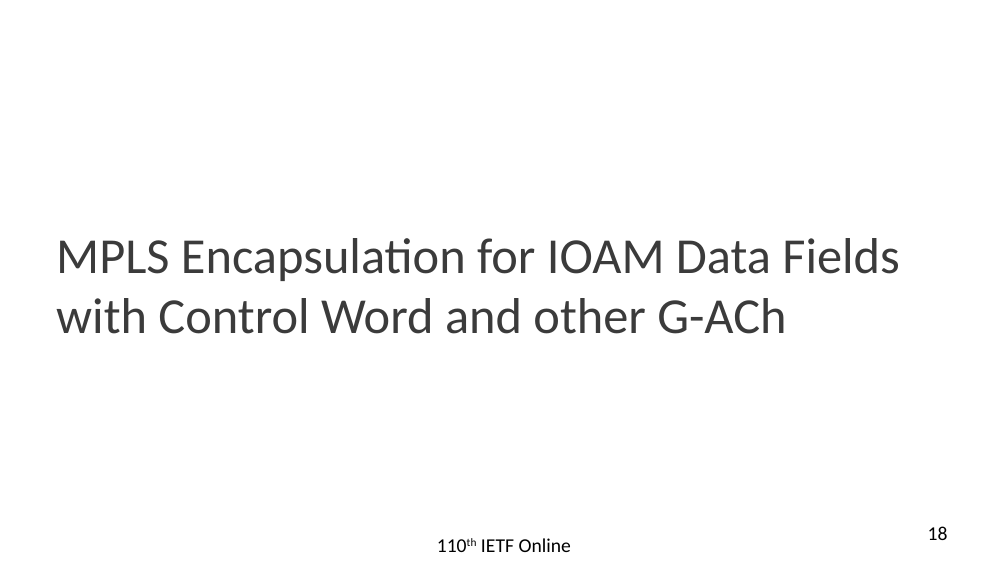
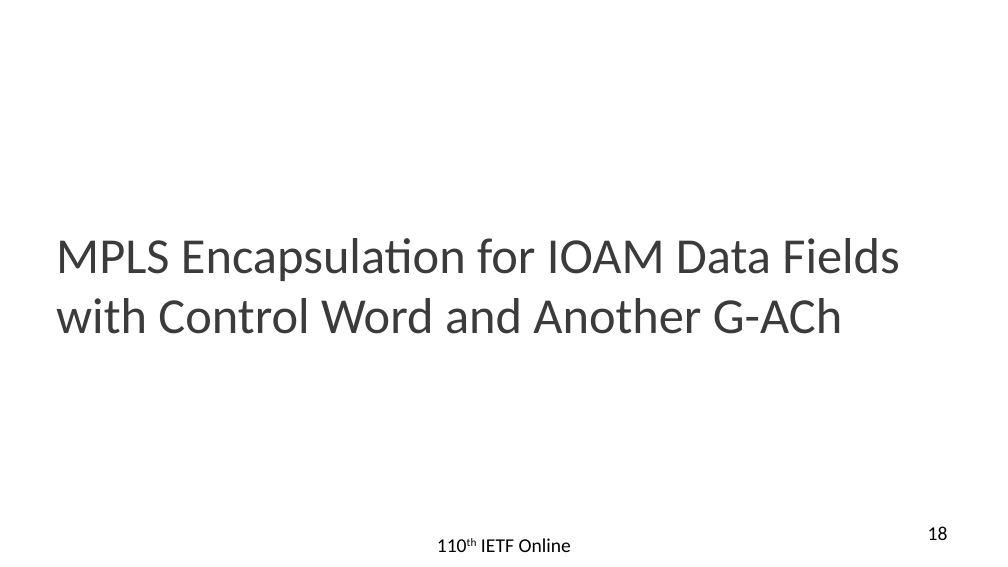
Before and after one commit to rakgandhi/ietf-slides, a slide deck: slide 18 of draft-gandhi-mpls-ioam-sr-05.pptx. Drawn at 1008x567 pixels with LibreOffice and Linux fonts; fonts in the diff are those of the drawing. Boxes give left, top, right and bottom in pixels: in the first picture for what was removed or moved away, otherwise in the second. Text is boxed around its words. In the diff, an @@ line names an element or a change of style, - is before the commit and + after.

```diff
--- a/draft-gandhi-mpls-ioam-sr-05.pptx
+++ b/draft-gandhi-mpls-ioam-sr-05.pptx
@@ text at box(56, 238, 899, 334): text changed @@
-MPLS Encapsulation for IOAM Data Fields with Control Word and other G-ACh
+MPLS Encapsulation for IOAM Data Fields with Control Word and Another G-ACh
```
Also in this commit, not shown: 1 other file.
